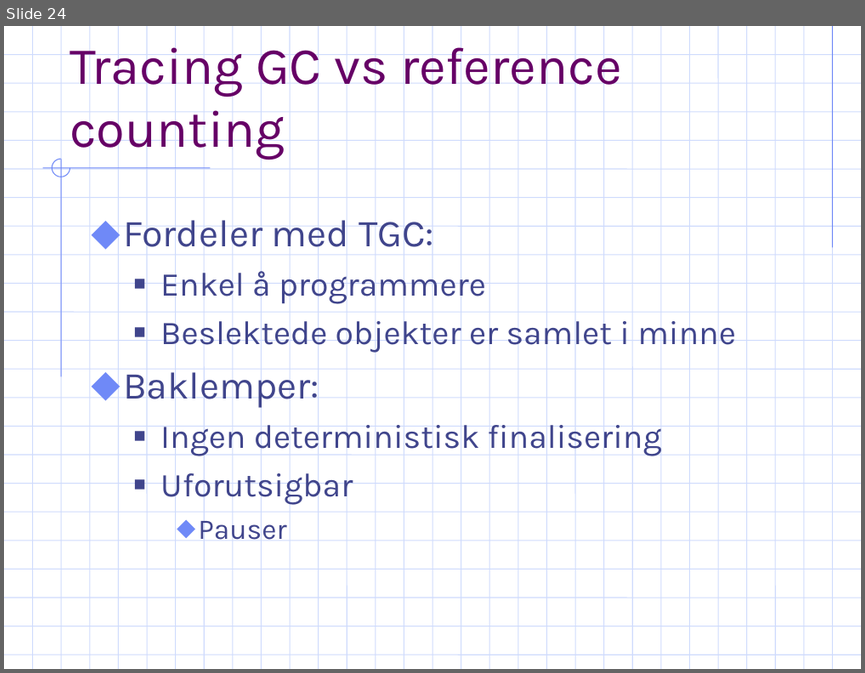
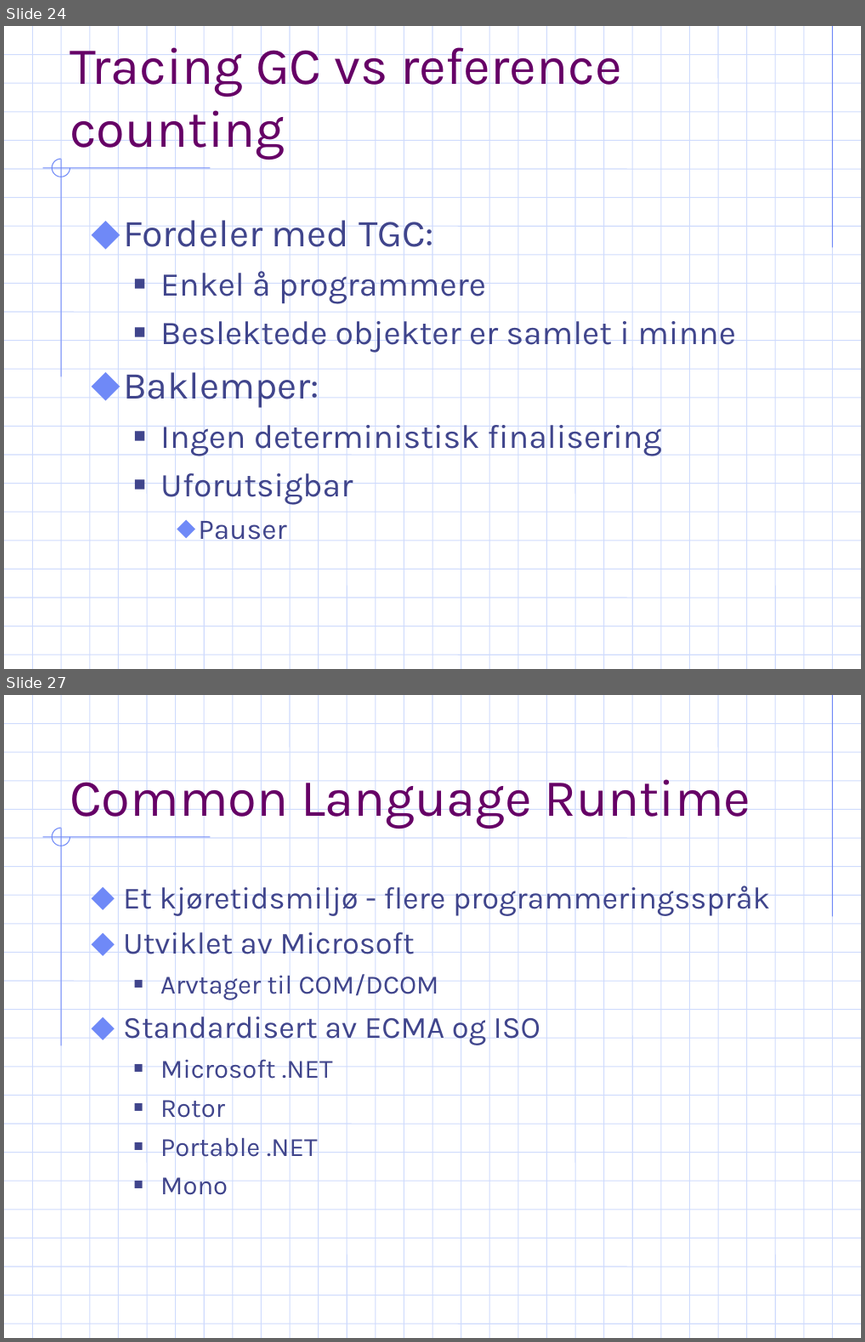
Before and after one commit to ArildF/masters, a slide deck: trunk/thesis/presentation.ppt. Shown one above the other, each under a label of ours: slide 24 before the commit, slides 24 and 27 after it; the slides between them are not shown. The pictures are 865x673 and 865x1342 pixels, drawn with LibreOffice and Linux fonts; fonts in the diff are those of the drawing; background and template pictures are left out. Boxes give left, top, right and bottom in pixels: in the first picture for what was removed or moved away, otherwise in the second. Text is boxed around its words. In the diff, an @@ line names an element or a change of style, - is before the commit and + after.

```diff
--- a/trunk/thesis/presentation.ppt
+++ b/trunk/thesis/presentation.ppt
@@ slide 27 added at <box>4,695,861,1338</box>, background #FFFFFF; not listed: 55 template elements that a slide beside it also shows @@
@@ title added at <box>69,769,751,828</box>, 44 pt, text #660066 @@
+Common Language Runtime
@@ text added at <box>123,880,770,1201</box>, 25.9 pt, text #40458C @@
+⬥ Et kjøretidsmiljø - flere programmeringsspråk
+⬥ Utviklet av Microsoft
+  ■ Arvtager til COM/DCOM
+⬥ Standardisert av ECMA og ISO
+  ■ Microsoft .NET
+  ■ Rotor
+  ■ Portable .NET
+  ■ Mono
```
Also in this commit, not shown: 1 slide changed, 36 other slides added, 1 slide removed.
